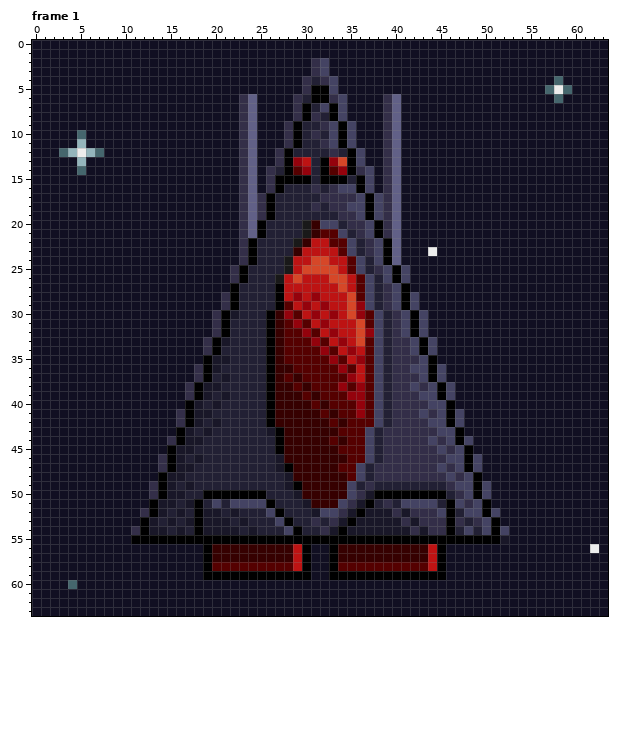
Pixel-art file, stored at Assets/Graphics/enemyship.ase. Above, as it was before the edit.
64x64 pixels, 1 frame. Colours within 5 levels of each other are drawn and written as one. Shown: frame 1. The commit also changed other frames, which this record leaves out.
And afterwards:
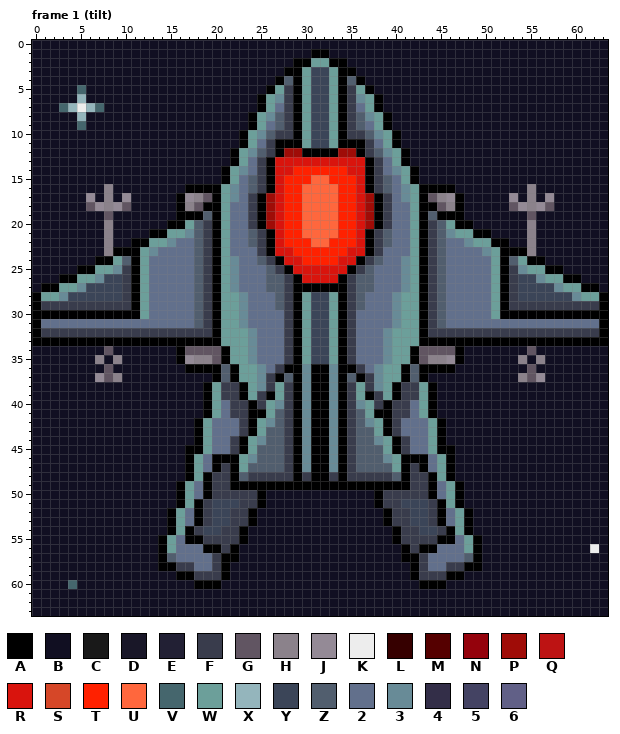
Palette (. is transparent): A #000000  B #110f22  C #191919  D #191728  E #222034  F #393c4c  G #615562  H #8b828b  J #948a96  K #ededed  L #360000  M #550000  N #94020c  P #9f0c07  Q #bd1313  R #d9140d  S #d64728  T #ff2100  U #ff673d  V #45666d  W #6c9f9a  X #94b5bc  Y #3b4558  Z #515e6e  2 #62708c  3 #688b97  4 #332e48  5 #444363  6 #616087
The exact change:
layer "enemy03" added
layer "v2" removed
Frame 1 (tilt):
y 1: x 31..32 BB -> AA
y 2: x 29..34 BB45BB -> AAWWAA
y 3: x 28..35 BBB45BBB -> AAWYYWAA
y 4: x 27..36 BBB4E45BBB -> AZAWYYWAZA; x 58 V -> B
y 5: x 5 B -> V; x 26..37 BBBB4AA5BBBB -> AWFAWYYWAFWA; x 57..59 VKV -> BBB
y 6: x 5 B -> X; x 23..40 46BBBB4EAA45BBBB46 -> BBAW3FAWYYWAF3WABB; x 58 V -> B
y 7: x 3..7 BBBBB -> VXKXV; x 23..40 46BBBB4AE5A5BBBB46 -> BBAW2FAWYYWAF2WABB
y 8: x 5 B -> X; x 23..40 46BBBB4A4EA5BBBB46 -> BAW3ZFAWYYWAFZ3WAB
y 9: x 5 B -> V; x 23..28 46BBB4 -> BAW2ZF; x 30..33 EE45 -> WYYW; x 35..40 5BBB46 -> FZ2WAB
y 10: x 5 V -> B; x 23..28 46BBB4 -> AW3ZFF; x 30..33 E4E5 -> WYYW; x 35..40 5BBB46 -> FFZ3WA
y 11: x 5 X -> B; x 23..28 46BBB4 -> AW2FAA; x 30..33 EE45 -> WYYW; x 35..40 5BBB46 -> AAF2WA
y 12: x 3..7 VXKXV -> BBBBB; x 22..41 B46BB4AEEEE4EA5BB46B -> AW3ZFAPPAAAAPPAFZ3WA
y 13: x 5 X -> B; x 22..41 B46BB4ANQEANSA5BB46B -> AW2FARRRRRRRRRRAF2WA
y 14: x 5 V -> B; x 21..42 BB46B4EAMNEAMNA45B46BB -> AW32FARRTTTTTTRRAF23WA
y 15: x 21..42 BB46B4AAAAEAAAEA5B46BB -> AW2ZFARTTTUUTTTRAFZ2WA
y 16: x 8 B -> H; x 17..46 BBBBBB46B4AEEE4E455A5B46BBBBBB -> AAAAW32ZFARTTUUUUTTRAFZ23WAAAA; x 55 B -> H
y 17: x 6 B -> J; x 8 B -> H; x 10 B -> J; x 16..47 BBBBBBB464AEEEEE44445A546BBBBBBB -> AJHGAW32FAPRTTUUUUTTRPAF23WAGHJA; x 53 B -> J; x 55 B -> H; x 57 B -> J
y 18: x 6..10 BBBBB -> GJHJG; x 16..47 BBBBBBB464AEEEE4E4455A546BBBBBBB -> AHGAAW22FAPRTTUUUUTTRPAF22WAAGHA; x 53..57 BBBBB -> GJHJG
y 19: x 8 B -> G; x 16..47 BBBBBBB464AEEEEEEE445A546BBBBBBB -> AAAZAW22FAPRTTUUUUTTRPAF22WAZAAA; x 55 B -> G
y 20: x 8 B -> H; x 15..24 BBBBBBBB46 -> AAWZFAW22F; x 26..37 EEEECL55E445 -> PRTTUUUUTTRP; x 39..48 46BBBBBBBB -> F22WAFZWAA; x 55 B -> H
y 21: x 8 B -> H; x 13..50 BBBBBBBBBB46AEEEECLMM5E45A46BBBBBBBBBB -> AAWW3ZFAW22ZFARTTUUUUTTRAFZ22WAFZ3WWAA; x 55 B -> H
y 22: x 8 B -> H; x 11..52 BBBBBBBBBBBB4AEEEECLQQMM5E45A6BBBBBBBBBBBB -> AAWW322ZFAW22ZFARTTTUUTTTRAFZ22WAFZ223WWAA; x 55 B -> H
y 23: x 8..55 BBBBBBBBBBBBBBB4AEEEELQQQQM5E45A6BBBKBBBBBBBBBBB -> HAAAW32222ZFAW222FARRTTTTTTRRAF222WAFZ22223WAAAH
y 24: x 7..56 BBBBBBBBBBBBBBBB4AEEECQQSSQQM5E5A6BBBBBBBBBBBBBBBB -> AAWZAW22222ZFAW322ZFARRTTTTRRAFZ223WAFZ22222WAZWAA
y 25: x 5..58 BBBBBBBBBBBBBBBBB4AEEEECQSSSSQM5E45A5BBBBBBBBBBBBBBBBB -> AAWW3FAW22222ZFAW3222ZFARRRRRRAFZ2223WAFZ22222WAF3WWAA
y 26: x 3..60 BBBBBBBBBBBBBBBBBBB4AEEECQSQQQSSQM5E5A5BBBBBBBBBBBBBBBBBBB -> AAWW3YYFAW22222ZFAW3222ZZFARRRRAFZZ2223WAFZ22222WAFYY3WWAA
y 27: x 1..62 BBBBBBBBBBBBBBBBBBBBBAEEEEAQQQQQQSQM5E45ABBBBBBBBBBBBBBBBBBBBB -> AAWW3YYYYFAW22222ZFAW3222ZZFAAAAAAFZZ2223WAFZ22222WAFYYYY3WWAA
y 28: x 0..63 BBBBBBBBBBBBBBBBBBBBB4AEEEEAQNQNQQQSM5E45A5BBBBBBBBBBBBBBBBBBBBB -> AWW3YYYYYYFAW22222ZFAWW3222ZFAWYYWAFZ2223WWAFZ22222WAFYYYYYY3WWA
y 29: x 0..63 BBBBBBBBBBBBBBBBBBBBB4AEEEEAMQNQNQQSN5E45A5BBBBBBBBBBBBBBBBBBBBB -> AFFFFFFFFFFAW22222ZFAWW3222ZFAWYYWAFZ2223WWAFZ22222WAFFFFFFFFFFA
y 30: x 0..63 BBBBBBBBBBBBBBBBBBBB4ADEEEALNMQNQNQSNM5E45A5BBBBBBBBBBBBBBBBBBBB -> AAAAAAAAAAAAW22222ZFAWW32222FAWYYWAF22223WWAFZ22222WAAAAAAAAAAAA
y 31: x 0..63 BBBBBBBBBBBBBBBBBBBB4AEEEEALMNMQNQQQSM5E45A5BBBBBBBBBBBBBBBBBBBB -> A22222222222222222ZFAWW32222FAWYYWAF22223WWAFZ22222222222222222A
y 32: x 0..63 BBBBBBBBBBBBBBBBBBBB4AEEEEALMMNMQNQQSN5E45A5BBBBBBBBBBBBBBBBBBBB -> AFFFFFFFFFFFFFFFFFFFAWWW3222FAWYYWAF2223WWWAFFFFFFFFFFFFFFFFFFFA
y 33: x 0..19 BBBBBBBBBBBBBBBBBBB4 -> AAAAAAAAAAAAAAAAAAAA; x 21..42 DEEEEALMMMNMQNQSM5E445 -> WWW3222FAWYYWAF2223WWW; x 44..63 5BBBBBBBBBBBBBBBBBBB -> AAAAAAAAAAAAAAAAAAAA
y 34: x 8 B -> G; x 16..47 BBB4AEEEEEALMMMMNMQNQM5E445A5BBB -> AGGGGAWW3222FAWYYWAF2223WWAGGGGA; x 55 B -> G
y 35: x 7 B -> H; x 9 B -> H; x 16..47 BBBADDEEEEALMMMMMNMQNM5E4445ABBB -> AJHHGAWW3222FAWYYWAF2223WWAGHHJA; x 54 B -> H; x 56 B -> H
y 36: x 8 B -> G; x 17..18 B4 -> AA; x 20..43 DEEEEEALLMMMMMNMQM5E4455 -> AZAWW32FAA3AA3AAF23WWAZA; x 45..46 5B -> AA; x 55 B -> G
y 37: x 7..9 BBB -> JGH; x 18..45 4AEDEEEEALMLMMMMMNQM5E4445A5 -> BBAZAWW3FAZA3AA3AZAF3WWAZABB; x 54..56 BBB -> HGJ
y 38: x 17..46 4ADDEEEEEALLMLMMMNMNM5E44545A5 -> BBAWFFAW3FWFA3AA3AFWF3WAFFWABB
y 39: x 17..25 4ADEDEEEE -> BBAWFFAWF; x 27..46 LLLMLMMMNNM5E44455A5 -> WFA3AA3AFWAFWAFFWABB
y 40: x 17..46 ADEDEEEEEALLLLMLMMMNM5E444455A -> BBAW2FFAFW3FA3AA3AF3WFAFF2WABB
y 41: x 16..47 4ADDEEEEEEALLLLLMLMMNM5E444545A5 -> BBBAW2FFAAWZFA3AA3AFZWAAFF2WABBB
y 42: x 16..47 4ADEDEEEEEALLLLLLMLMMM5E444455A5 -> BBAW222FAW3ZFA3AA3AFZ3WAF222WABB
y 43: x 16..47 ADEDEEEEEEDALLLLLLMMM5E44444455A -> BBAW222FAWZZFA3AA3AFZZWAF222WABB
y 44: x 15..48 4ADDEEEEEEEEALLLLLMLMM5E44444545A5 -> BBBAW22FAW3ZZFA3AA3AFZZ3WAF22WABBB
y 45: x 15..48 ADDEEEEEEEEEALLLLLLMMM5E444444545A -> BBAAW22FAWZZZFA3AA3AFZZZWAF22WAABB
y 46: x 14..49 4ADEDEEEEEEEEDLLLLLLLMM5E444444455A5 -> BBBAW2AAAW3ZZZFA3AA3AFZZZ3WAAA2WABBB
y 47: x 14..49 4ADDEEEEEEEEEDALLLLLMM5E4444444545A5 -> BBBAW2AFAWZZZZFA3AA3AFZZZZWAFA2WABBB
y 48: x 14..49 ADDEEEEEEEEEEEDLLLLLLM5E44444444545A -> BBBAWAFFAZFFFFFAFAAFAFFFFFZAFFAWABBB
y 49: x 13..28 4ADEDEEEEEEEEEED -> BBBAW2AFFAAAAAAA; x 30..50 LLLLL5E4EEEEEEEE455A5 -> AAAAAAAAAAAAFFA2WABBB
y 50: x 13..18 4ADDEE -> BBBAW2; x 20..24 AAAAA -> FFFFF; x 26..37 EEEDLLLLL54D -> BBBBBBBBBBBB; x 39..43 AAAAA -> FFFFF; x 45..50 AE45A5 -> 2WABBB
y 51: x 13..17 ADDED -> BBBAW; x 19..50 E5E5555AEEEDLLL54DAE4E5555EA545A -> FYYYFFABBBBBBBBBBBBAFFYYYFAWABBB
y 52: x 12..17 4ADEDE -> BBBAW2; x 19..51 DDEDEEE5AEEED554DADDD4D4445AE55A5 -> FYYFFABBBBBBBBBBBBBBAFFYYFA2WABBB
y 53: x 12..17 ADEDED -> BBBAW2; x 19..51 DDDEDEEE5AEE4E4DADDDDD4D444A4E45A -> FYYFFABBBBBBBBBBBBBBAFFYYFA2WABBB
y 54: x 11..45 4ADDEDEADDDDEDEEE5AEE4DADDDDDDD4D44 -> BBBBAWAFYYFFABBBBBBBBBBBBBBBBAFFYYF; x 47..52 E5E5A5 -> WABBBB
y 55: x 11..13 AAA -> BBB; x 15..16 AA -> W2; x 19..22 AAAA -> FFFF; x 24..39 AAAAAAAAAAAAAAAA -> BBBBBBBBBBBBBBBB; x 41..44 AAAA -> FFFF; x 47..48 AA -> 2W; x 50..52 AAD -> BBB
y 56: x 14..18 BBBBB -> AW222; x 20..30 LLLLLLLLLQA -> AFABBBBBBBB; x 33..49 ALLLLLLLLLLQABBBB -> BBBBBBBBAFAA222WA
y 57: x 14..30 BBBBBALLLLLLLLLQA -> AZ2222FAABBBBBBBB; x 33..49 ALLLLLLLLLLQABBBB -> BBBBBBBBAAF2222ZA
y 58: x 14..30 BBBBBAMMMMMMMMMQA -> AAFF22FABBBBBBBBB; x 33..49 AMMMMMMMMMMQABBBB -> BBBBBBBBBAF22FFAA
y 59: x 16..20 BBBAA -> AAFFF; x 22..30 AAAAAAAAA -> BBBBBBBBB; x 33..41 AAAAAAAAA -> BBBBBBBBB; x 43..47 AAABB -> FFFAA
y 60: x 18..20 BBB -> AAA; x 43..45 BBB -> AAA
